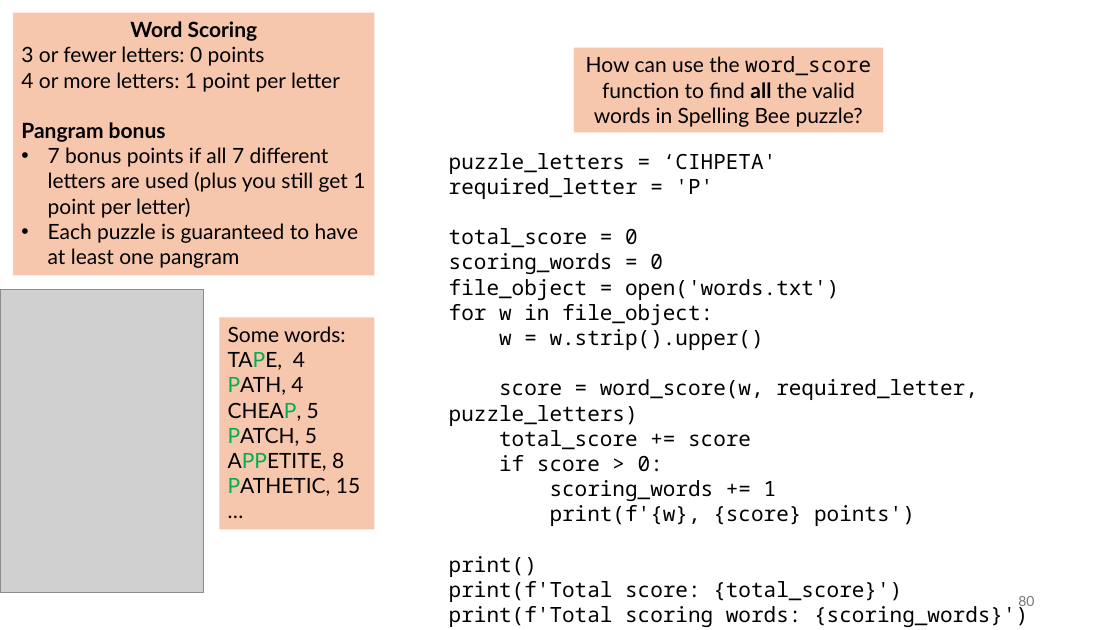
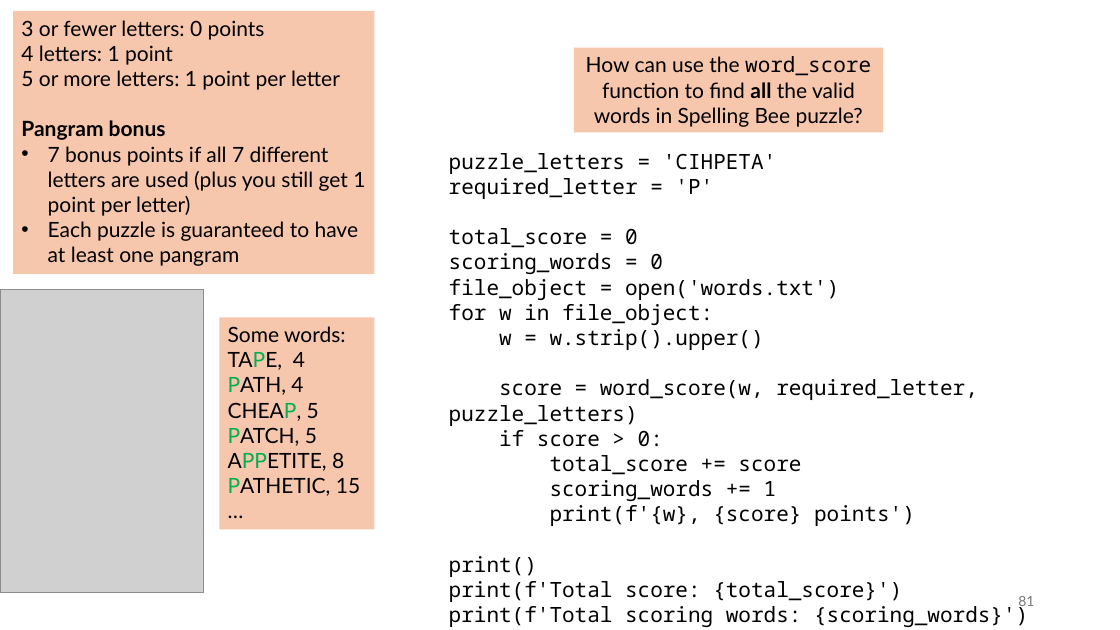
Before and after one commit to tjd1234/cmpt120spring2026, a slide deck: slide 81 of lecture_notes/chapter7/chapter7.pptx (slide 80 before the commit). Drawn at 1120x630 pixels with LibreOffice and Linux fonts; fonts in the diff are those of the drawing; grey boxes stand for pictures. Boxes give left, top, right and bottom in pixels: in the first picture for what was removed or moved away, otherwise in the second. Text is boxed around its words. In the diff, an @@ line names an element or a change of style, - is before the commit and + after.

```diff
--- a/lecture_notes/chapter7/chapter7.pptx
+++ b/lecture_notes/chapter7/chapter7.pptx
@@ text in rectangle at (130,21,258,41): paragraph removed @@
-Word Scoring
@@ text in rectangle at (21,45,340,90): text changed @@
-4 or more letters: 1 point per letter
+4 letters: 1 point
+5 or more letters: 1 point per letter
@@ text at (499,430,801,475): text changed @@
-total_score += score
-if score > 0:
+if score > 0:
+total_score += score
@@ page number at (1018,596,1034,609): text changed @@
-80
+81
```
Also in this commit, not shown: 22 other slides changed, 1 slide added.
